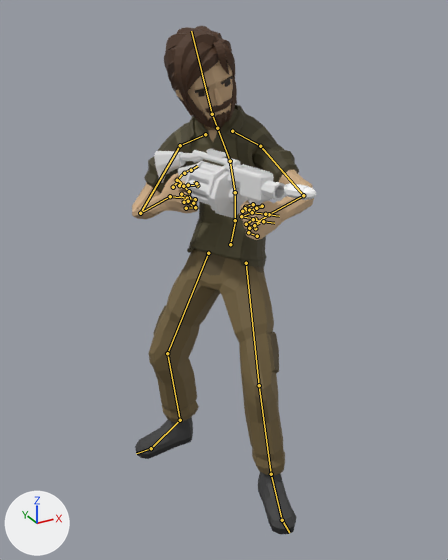
A saved change to the Blender file GrenadeGunReload_skin.blend.
Rendered twice from a camera (50 mm lens) standing at (-1.085, -1.935, 1.818) and looking at (-0.11, -0.162, 0.931). The lights are fixed; the arrows at lower left show +X, +Y and +Z. The picture after the commit comes second. Both versions are drawn at frame 10 of the action 'Armature|mixamo.com|Layer0'; the numbers are the values there. The bones that change, and the others that lie on the model, are drawn over the model as lines.

Names of what the first picture shows: 'Adventurer_Body', 'Adventurer_Feet', 'Adventurer_Head', 'Adventurer_Legs', 'Grenade_launcher' and 1 more.
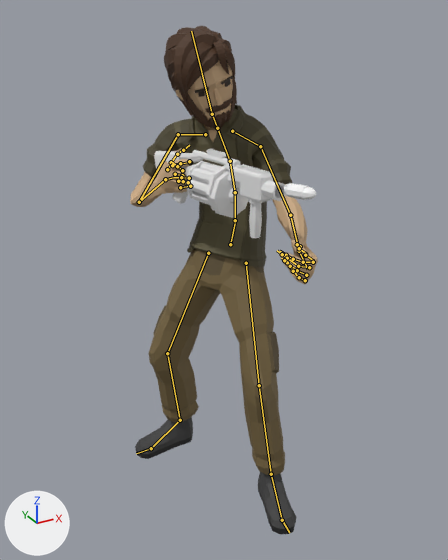
The change in detail:
Bone 'mixamorig:LeftShoulder' (bone_mixamorig_leftshoulder) turns from (28, 23, 4) to (26, 23, 7) degrees about its own x, y and z.
Bone 'mixamorig:LeftArm' (bone_mixamorig_leftarm) turns from (-30, -40, 60) to (-7, -42, 50) degrees about its own x, y and z.
Bone 'mixamorig:LeftForeArm' (bone_mixamorig_leftforearm) turns from (25, -20, 58) to (-4, -31, 25) degrees about its own x, y and z.
Bone 'mixamorig:LeftHand' (bone_mixamorig_lefthand) turns from (-12, -32, 18) to (-8, -35, 12) degrees about its own x, y and z.
Bone 'mixamorig:LeftHandThumb1' (bone_mixamorig_lefthandthumb1) turns from (23, 0, -29) to (25, -2, -10) degrees about its own x, y and z.
Bone 'mixamorig:LeftHandThumb3' (bone_mixamorig_lefthandthumb3) turns from (-30, -25, 10) to (-31, -41, 9) degrees about its own x, y and z.
Bone 'mixamorig:LeftHandIndex2' (bone_mixamorig_lefthandindex2) turns from (97, -5, 18) to (60, 24, 32) degrees about its own x, y and z.
Bone 'mixamorig:LeftHandMiddle2' (bone_mixamorig_lefthandmiddle2) turns from (107, -18, 5) to (61, 4, 10) degrees about its own x, y and z.
Bone 'mixamorig:LeftHandRing1' (bone_mixamorig_lefthandring1) turns from (108, -19, 6) to (98, -24, 11) degrees about its own x, y and z.
Bone 'mixamorig:LeftHandRing2' (bone_mixamorig_lefthandring2) turns from (79, -14, -10) to (35, 1, 4) degrees about its own x, y and z.
Bone 'mixamorig:LeftHandPinky1' (bone_mixamorig_lefthandpinky1) turns from (108, -18, 3) to (85, -34, 16) degrees about its own x, y and z.
Bone 'mixamorig:RightShoulder' (bone_mixamorig_rightshoulder) turns from (-9, -15, -6) to (-28, -24, 17) degrees about its own x, y and z.
Bone 'mixamorig:RightArm' (bone_mixamorig_rightarm) turns from (25, 4, -43) to (20, 24, -55) degrees about its own x, y and z.
Bone 'mixamorig:RightForeArm' (bone_mixamorig_rightforearm) turns from (-17, 23, -131) to (-20, 18, -139) degrees about its own x, y and z.

Location of each change, [x1, y1, x2, y2] in pixels of the pictures (448 x 560 px):
'Adventurer_Body', posed (11% taller): before [132, 105, 314, 267]; after [130, 105, 318, 285]
bone 'mixamorig:LeftArm', root to tip: before (260, 146) to (303, 195); after (260, 146) to (290, 215)
bone 'mixamorig:LeftForeArm', root to tip: before (303, 195) to (269, 214); after (290, 215) to (299, 251)
bone 'mixamorig:LeftHand', root to tip: before (269, 214) to (256, 223); after (299, 251) to (308, 269)
bone 'mixamorig:LeftHandThumb1', root to tip: before (262, 206) to (253, 206); after (300, 246) to (296, 247)
bone 'mixamorig:LeftHandThumb3', root to tip: before (245, 207) to (245, 206); after (299, 248) to (307, 254)
bone 'mixamorig:LeftHandIndex2', root to tip: before (242, 211) to (249, 210); after (303, 262) to (293, 259)
bone 'mixamorig:LeftHandMiddle2', root to tip: before (241, 216) to (252, 212); after (298, 266) to (287, 258)
bone 'mixamorig:LeftHandRing1', root to tip: before (255, 228) to (246, 224); after (306, 275) to (297, 270)
bone 'mixamorig:LeftHandRing2', root to tip: before (246, 224) to (253, 219); after (297, 270) to (287, 262)
bone 'mixamorig:LeftHandPinky1', root to tip: before (257, 236) to (248, 232); after (305, 280) to (299, 277)
bone 'mixamorig:RightShoulder', root to tip: before (205, 134) to (180, 145); after (205, 134) to (178, 134)
bone 'mixamorig:RightArm', root to tip: before (180, 145) to (140, 213); after (178, 134) to (139, 202)
bone 'mixamorig:RightForeArm', root to tip: before (140, 213) to (170, 196); after (139, 202) to (165, 179)
